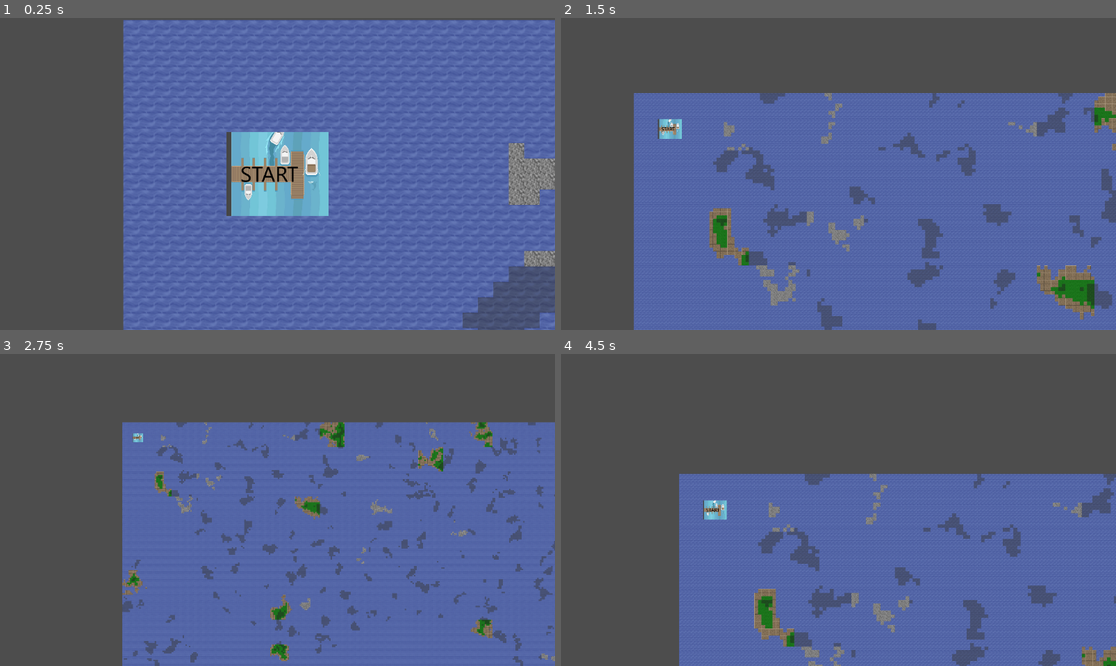
Above: before the commit, frames 1-4 (two rows, left to right).
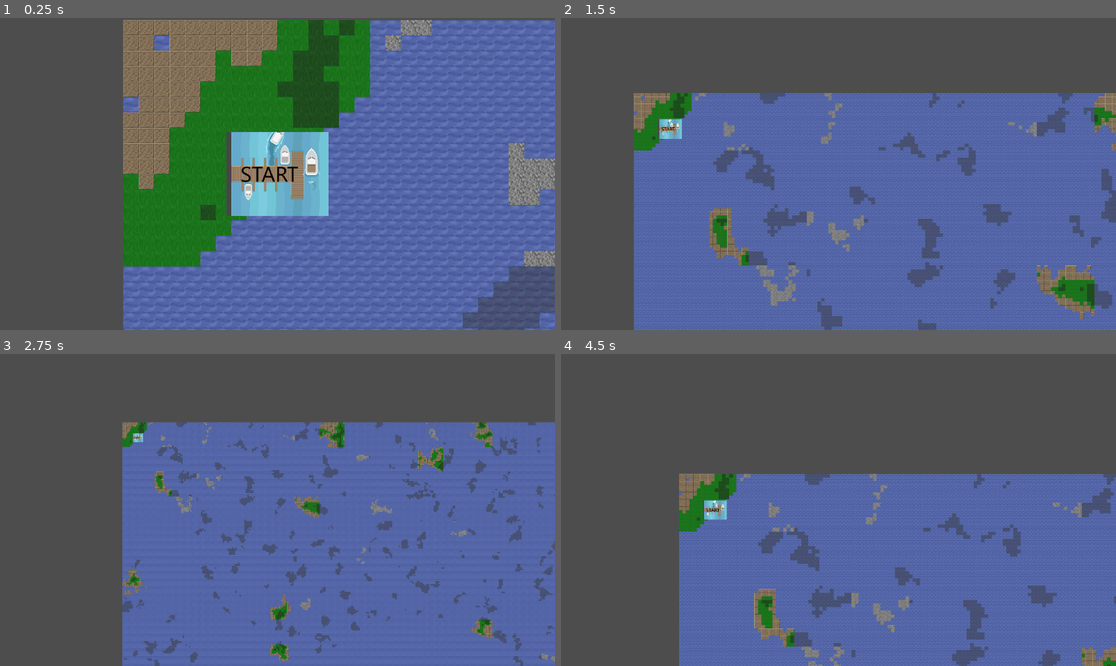
Above: after the commit, the same moments.

Repository: KN-Neuron/Neurogaming-wdrozenie-2026
Game: Godot game, scene res://main.tscn
Two runs of this game, one before a commit and one after it. Both use one fixed random seed, a clock stepped at 60 frames per second and the inputs below. The project has no main scene, so this scene is started directly.
Inputs:
- Up to frame 1 (0.25 s): no input
- Up to frame 2 (1.5 s): tap Enter at 0.5 s; hold Right (ui_right) 0.53-1.28 s; hold E 0.53-1.28 s; hold Down (ui_down) from 1.28 s (still down); tap Q at 1.35 s
- Up to frame 3 (2.75 s): release Down (ui_down) at 2.03 s; hold Right (ui_right) from 2.03 s (still down); hold E from 2.03 s (still down)
- Up to frame 4 (4.5 s): release Right (ui_right) at 2.78 s; release E at 2.78 s; hold Up (ui_up) 2.78-3.53 s; tap Q at 2.85, 4.35 s; hold E 3.53-4.28 s; hold Left (ui_left) from 3.53 s (still down)

The runs differ from the first frame. In frame 1, 23% of the frame differs, in the area x 22-78%, y 0-80%; in frame 2, 1.3%; in frame 3, 0.2%; in frame 4, 1.3%.

Commit message:
Refine world noise calculation in _get_world_noise function to improve terrain generation near path boundaries

Diff:
--- a/neuroship/World/Terrain/terrain_generator.gd
+++ b/neuroship/World/Terrain/terrain_generator.gd
@@ -95,6 +95,33 @@
 	var current_point = Vector2(global_x, global_y)
 
 	if not _river_bounds.has_point(current_point):
+		return _noise.get_noise_2d(global_x, global_y)
+
+
+	var total_path_vector = end_pos_tiles - start_pos_tiles
+	var main_path_dir = total_path_vector.normalized()
+
+	var vector_from_start = current_point - start_pos_tiles
+	var is_behind_start = vector_from_start.dot(main_path_dir) < 0.0
+
+	var vector_from_end = current_point - end_pos_tiles
+	var is_past_end = vector_from_end.dot(main_path_dir) > 0.0
+
+	var land_cap_radius = path_width_tiles * 1.5
+
+	var base_noise = _noise.get_noise_2d(global_x, global_y)
+
+	if is_behind_start and vector_from_start.length() < land_cap_radius:
+		var dist = vector_from_start.length()
+		var factor = 1.0 - (dist / land_cap_radius)
+		return lerp(base_noise, 0.5, factor)
+
+	if is_past_end and vector_from_end.length() < land_cap_radius:
+		var dist = vector_from_end.length()
+		var factor = 1.0 - (dist / land_cap_radius)
+		return lerp(base_noise, 0.5, factor)
+
+	if is_behind_start or is_past_end:
 		return _noise.get_noise_2d(global_x, global_y)
 
 	var min_distance_sq = 999999.0
@@ -112,8 +139,6 @@
 			if dist_sq < min_distance_sq:
 				min_distance_sq = dist_sq
 
-	var base_noise: float = _noise.get_noise_2d(global_x, global_y)
-
 	if is_near_any_segment and min_distance_sq < path_width_sq:
 		var actual_distance = sqrt(min_distance_sq)
 		var mask_strength = actual_distance / path_width_tiles
